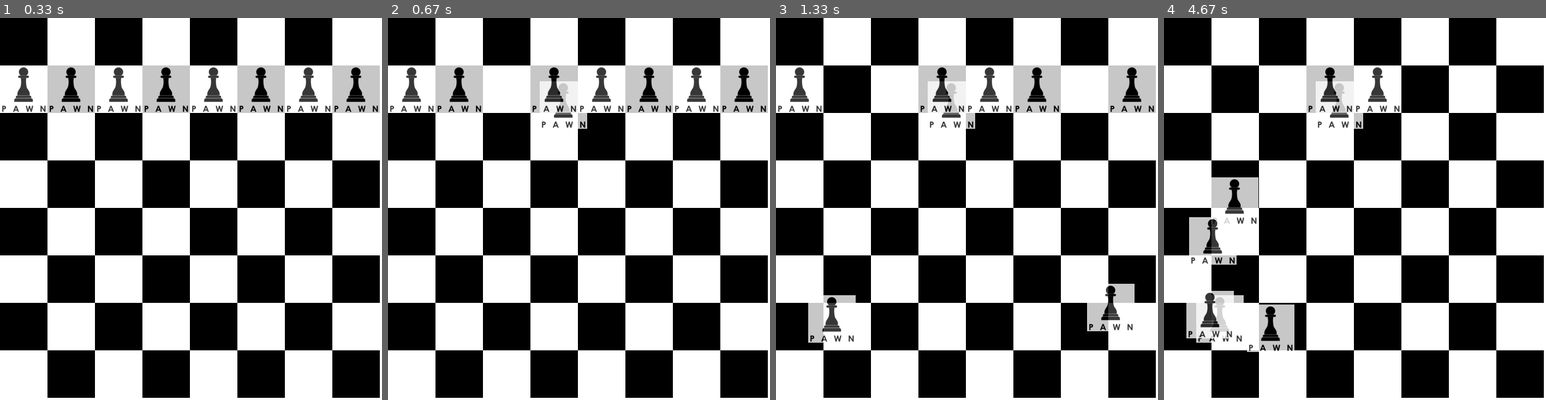
Above: before the commit, frames 1-4 (left to right).
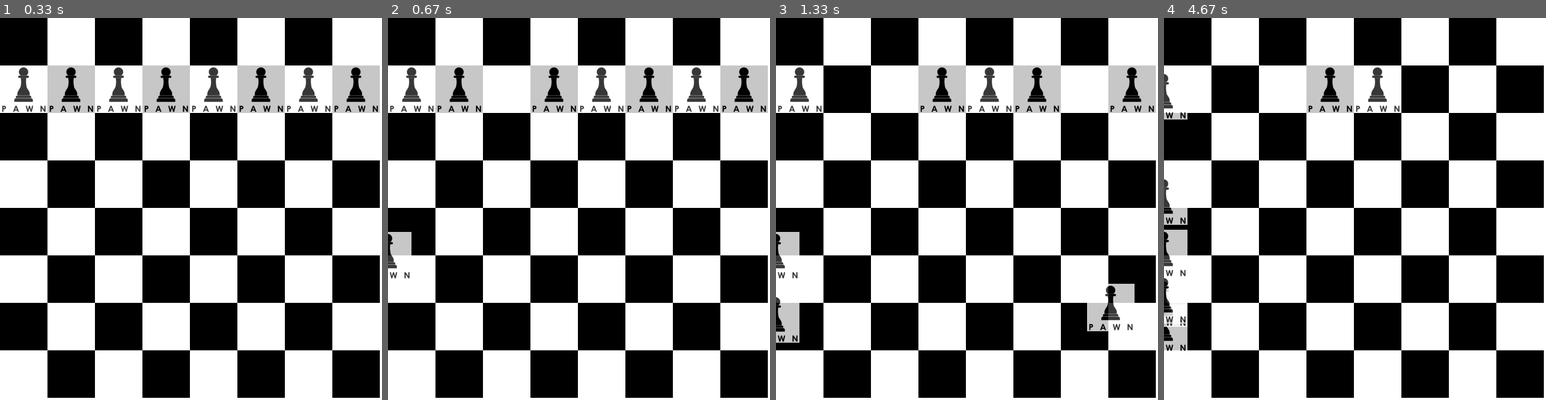
Above: after the commit, the same moments.

Repository: Magulak/Chess---AI
Game: pygame game, started from ChessGui Pygame.py
The game is run twice, just before and just after one commit, with the same random seed, the same clock (stepped at 60 frames per second) and the same inputs.
Inputs (mouse positions are in pixels of both pictures, inside the frame that each line leads up to):
- Up to frame 1 (0.33 s): no input
- Up to frame 2 (0.67 s): press the mouse at (506, 90) at 0.37 s; move the mouse to (533, 98) at 0.47 s; release the mouse at (563, 105) at 0.6 s
- Up to frame 3 (1.33 s): press the mouse at (848, 90) at 0.7 s; move the mouse to (840, 205) at 0.8 s; release the mouse at (833, 319) at 0.93 s; press the mouse at (1085, 90) at 1.03 s; move the mouse to (1096, 197) at 1.13 s; release the mouse at (1112, 308) at 1.27 s
- Up to frame 4 (4.67 s): press the mouse at (1186, 90) at 1.37 s; move the mouse to (1228, 209) at 1.47 s; release the mouse at (1270, 327) at 1.6 s; press the mouse at (1175, 319) at 1.7 s; move the mouse to (1228, 205) at 1.8 s; release the mouse at (1282, 94) at 1.93 s; press the mouse at (1500, 308) at 2.03 s; move the mouse to (1355, 312) at 2.13 s; release the mouse at (1209, 315) at 2.27 s; press the mouse at (1519, 90) at 2.37 s; move the mouse to (1366, 163) at 2.47 s; release the mouse at (1213, 239) at 2.6 s; press the mouse at (1175, 254) at 2.7 s; move the mouse to (1248, 251) at 2.8 s; release the mouse at (1320, 247) at 2.93 s; press the mouse at (1175, 159) at 3.03 s; move the mouse to (1198, 128) at 3.13 s; release the mouse at (1225, 94) at 3.27 s; press the mouse at (1175, 254) at 3.37 s; move the mouse to (1263, 254) at 3.47 s; release the mouse at (1347, 254) at 3.6 s; press the mouse at (1175, 254) at 3.7 s; move the mouse to (1244, 289) at 3.8 s; release the mouse at (1312, 323) at 3.93 s; press the mouse at (1175, 327) at 4.03 s; move the mouse to (1286, 266) at 4.13 s; release the mouse at (1393, 205) at 4.27 s; press the mouse at (1423, 90) at 4.37 s; move the mouse to (1328, 144) at 4.47 s; release the mouse at (1232, 201) at 4.6 s

Frame 1 is identical in both runs. In frame 2, 1.3% of the frame differs, in the area x 0-53%, y 16-69%; in frame 3, 2.7%; in frame 4, 6.5%, in the area x 0-53%, y 14-88%.

Commit message:
fail but almost there

Diff:
--- a/ChessGui Pygame.py
+++ b/ChessGui Pygame.py
@@ -32,7 +32,7 @@
 piece_position_list = []
 
 piece_dragging = False
-
+# ---------------------------------------- CREATING PIECES -----------------------------------------
 # TODO WHITE PIECES
 # Create rect based on image, and set its basic coordinates. and make 7 copies of that piece, and set them on board
 # PAWN
@@ -76,7 +76,7 @@
 # TODO add more pieces.
 while running:
 
-    # --------------------------------------------  EVENTS  --------------------------------------------
+    # -----------------------------------------  EVENTS  --------------------------------------------
     # Stop running if pygame window closed.
     for event in pygame.event.get():
         if event.type == pygame.QUIT:
@@ -96,6 +96,15 @@
         elif event.type == pygame.MOUSEBUTTONUP:
             if event.button == 1:
                 piece_dragging = False
+                # if cursor in is in zone of a black/white square then snap it to center of that square(87/2).
+                # if piece.x <= (x * 87)
+                for i in range(0, 8):
+                    for j in range(0, 8):  # if a number is in that range, then give place that in a centre of square.
+                        if dragged_piece.x in range(i * 87, (j * 87) - 87):
+                            dragged_piece.x = (i * 87) - (87 / 2)
+                            if dragged_piece.y in range(i * 87, (j * 87) - 87):
+                                dragged_piece.y = (j * 87) - (87 / 2)
+
                 dragged_piece = None  # Dragged piece needs to be specified, otherwise all pieces react to dragging.
 
         # Overwrite piece's current position with cursors position + offset
@@ -106,8 +115,7 @@
                     dragged_piece.x = mouse_x + offset_x
                     dragged_piece.y = mouse_y + offset_y
 
-    # ---------------------------------------  END OF EVENTS ------------------------------------------------------
-
+    # ---------------------------------------  END OF EVENTS ---------------------------------------------------------
     # ---------------------------------------  DRAWING ON BOARD ------------------------------------------------------
 
     # Fill the screen with white
@@ -124,7 +132,7 @@
     # Update the display
     pygame.display.flip()
 
-    # --------------------------------------- END OF DRAWING ON BOARD ----------------------------------------
+    # ---------------------------------------- END OF DRAWING ON BOARD ----------------------------------------
 
 # Exit Pygame
 pygame.quit()
